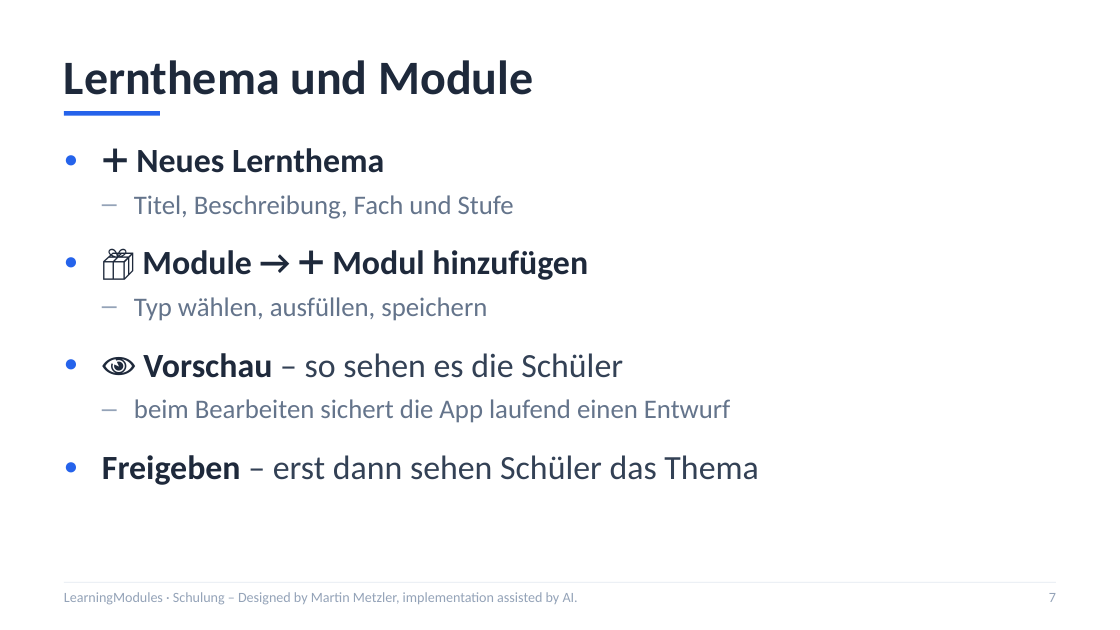
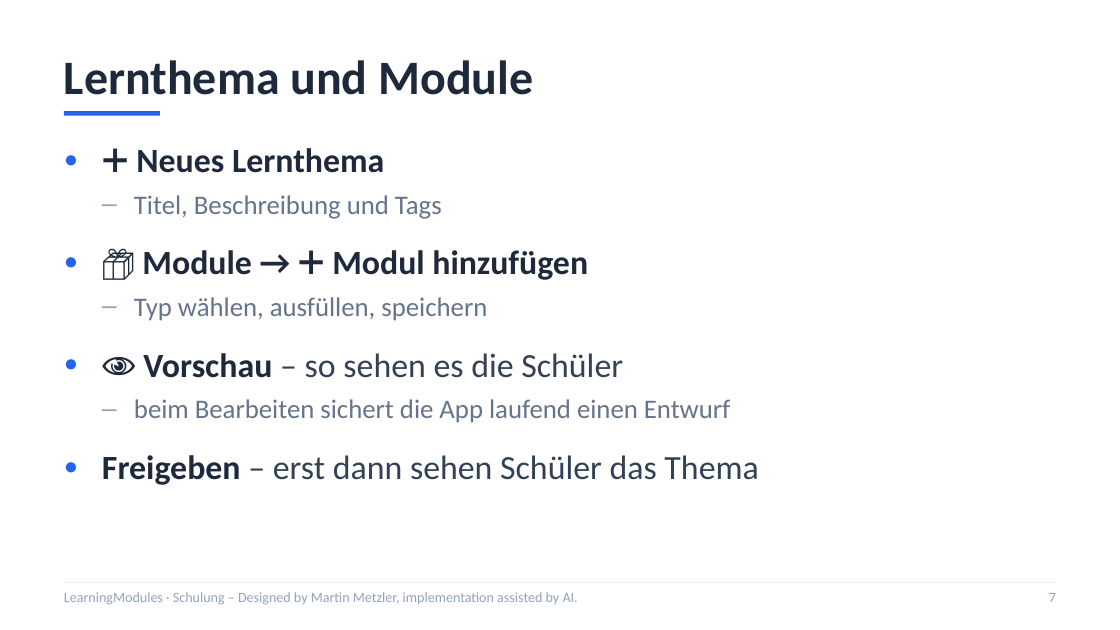
Before and after one commit to mmetzler-fes/LearningModules, a slide deck: slide 7 of schulung/LearningModules-Schulung.pptx. Drawn at 1120x630 pixels with LibreOffice and Linux fonts; fonts in the diff are those of the drawing. Boxes give left, top, right and bottom in pixels: in the first picture for what was removed or moved away, otherwise in the second. Text is boxed around its words. In the diff, an @@ line names an element or a change of style, - is before the commit and + after.

```diff
--- a/schulung/LearningModules-Schulung.pptx
+++ b/schulung/LearningModules-Schulung.pptx
@@ text at (134, 195, 442, 219): text changed @@
-  – Titel, Beschreibung, Fach und Stufe
+  – Titel, Beschreibung und Tags
```
Also in this commit, not shown: 7 other slides changed, 2 other files.
